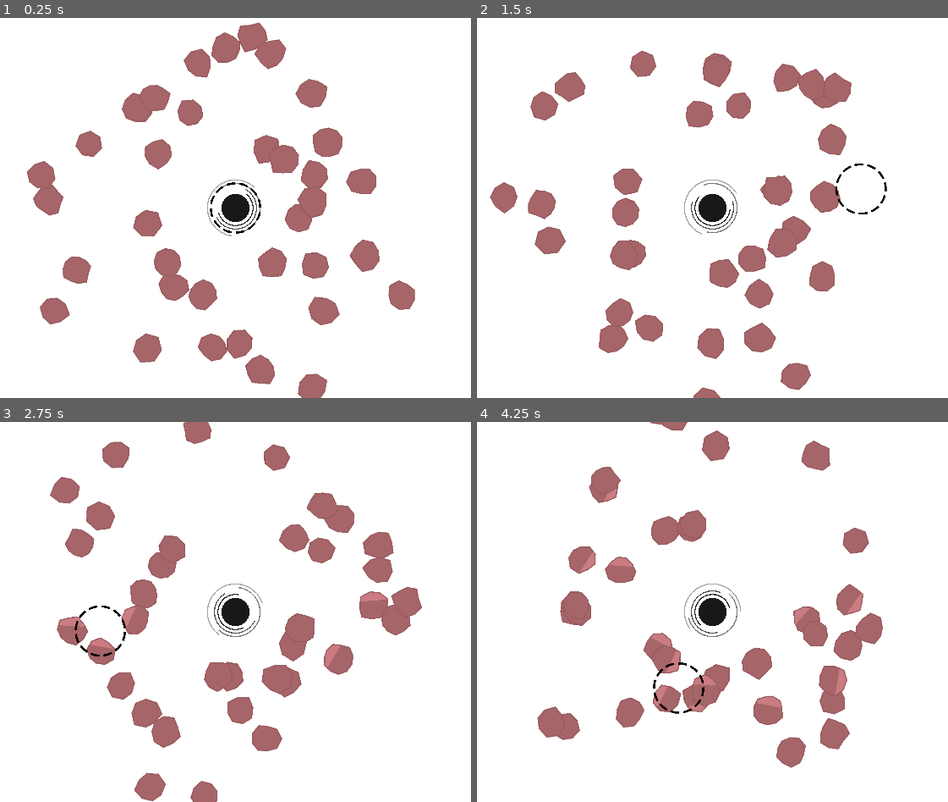
Above: before the commit, frames 1-4 (two rows, left to right).
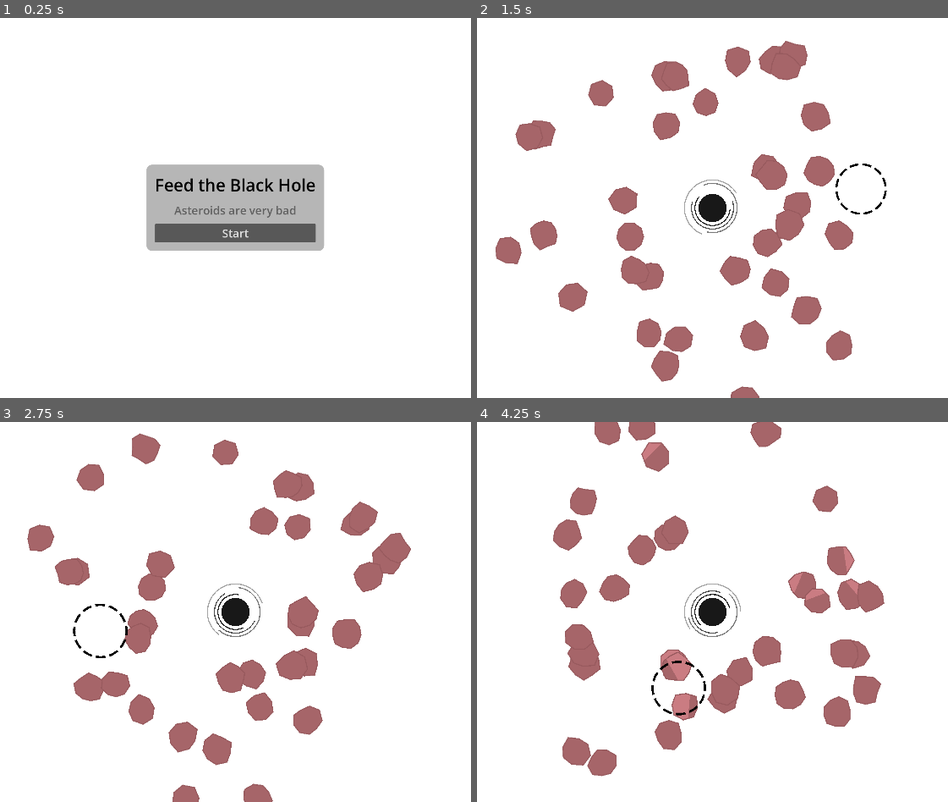
Above: after the commit, the same moments.

Repository: fatihceyln/a-game-about-feeding-a-black-hole
Game: Godot game, scene res://main/main.tscn
The game is run twice, just before and just after one commit, with the same random seed, the same clock (stepped at 60 frames per second) and the same inputs.
Inputs (mouse positions are in pixels of both pictures, inside the frame that each line leads up to):
- Up to frame 1 (0.25 s): no input
- Up to frame 2 (1.5 s): click (712, 234) at 0.5 s, where only the run after the commit has a clickable "Start"; move the mouse to (863, 189) at 1.27 s
- Up to frame 3 (2.75 s): move the mouse to (98, 631) at 2.02 s
- Up to frame 4 (4.25 s): move the mouse to (778, 528) at 2.77 s; move the mouse to (679, 688) at 3.52 s

The runs differ from the first frame. In frame 1, 19% of the frame differs, in the area x 5-89%, y 1-100%; in frame 2, 17%; in frame 3, 16%; in frame 4, 17%.

Commit message:
Add start screen UI and functionality to main scene, including start button and visibility toggle

Diff:
--- a/main/main.gd
+++ b/main/main.gd
@@ -9,11 +9,7 @@
 @onready var black_hole: BlackHole = $BlackHole
 @onready var clicker: Clicker = $Clicker
 @onready var clicker_timer: Timer = $ClickerTimer
-
-
-func _ready() -> void:
-	spawn_asteroids()
-	clicker_timer.start()
+@onready var start_screen: Control = %StartScreen
 
 
 func _process(delta: float) -> void:
@@ -35,3 +31,9 @@
 	for area: Area2D in overlapping_areas:
 		if area is Asteroid:
 			(area as Asteroid).take_damage()
+
+
+func _on_start_button_pressed() -> void:
+	start_screen.visible = false
+	spawn_asteroids()
+	clicker_timer.start()
--- a/main/main.tscn
+++ b/main/main.tscn
@@ -3,6 +3,13 @@
 [ext_resource type="PackedScene" uid="uid://bja4tldd216g0" path="res://black_hole/black_hole.tscn" id="1_hl3t7"]
 [ext_resource type="Script" uid="uid://cv7mwq1ociqwq" path="res://main/main.gd" id="1_x58q2"]
 [ext_resource type="PackedScene" uid="uid://7rf5hj5a8wfb" path="res://clicker/clicker.tscn" id="3_xwkvk"]
+
+[sub_resource type="StyleBoxFlat" id="StyleBoxFlat_xwkvk"]
+bg_color = Color(0.7142124, 0.7142123, 0.7142121, 1)
+corner_radius_top_left = 16
+corner_radius_top_right = 16
+corner_radius_bottom_right = 16
+corner_radius_bottom_left = 16
 
 [node name="Main" type="Node2D" unique_id=1692932168]
 script = ExtResource("1_x58q2")
@@ -27,4 +34,67 @@
 [node name="ClickerTimer" type="Timer" parent="." unique_id=1581960026]
 wait_time = 0.5
 
+[node name="HUD" type="CanvasLayer" parent="." unique_id=1317392998]
+
+[node name="StartScreen" type="Control" parent="HUD" unique_id=1739761309]
+unique_name_in_owner = true
+layout_mode = 3
+anchors_preset = 15
+anchor_right = 1.0
+anchor_bottom = 1.0
+grow_horizontal = 2
+grow_vertical = 2
+
+[node name="ColorRect" type="ColorRect" parent="HUD/StartScreen" unique_id=1649282912]
+layout_mode = 1
+anchors_preset = 15
+anchor_right = 1.0
+anchor_bottom = 1.0
+grow_horizontal = 2
+grow_vertical = 2
+
+[node name="CenterContainer" type="CenterContainer" parent="HUD/StartScreen" unique_id=1641737730]
+layout_mode = 1
+anchors_preset = 15
+anchor_right = 1.0
+anchor_bottom = 1.0
+grow_horizontal = 2
+grow_vertical = 2
+
+[node name="PanelContainer" type="PanelContainer" parent="HUD/StartScreen/CenterContainer" unique_id=1919181373]
+layout_mode = 2
+theme_override_styles/panel = SubResource("StyleBoxFlat_xwkvk")
+
+[node name="MarginContainer" type="MarginContainer" parent="HUD/StartScreen/CenterContainer/PanelContainer" unique_id=456932468]
+layout_mode = 2
+theme_override_constants/margin_left = 24
+theme_override_constants/margin_top = 24
+theme_override_constants/margin_right = 24
+theme_override_constants/margin_bottom = 24
+
+[node name="VBoxContainer" type="VBoxContainer" parent="HUD/StartScreen/CenterContainer/PanelContainer/MarginContainer" unique_id=1487825760]
+layout_mode = 2
+theme_override_constants/separation = 16
+
+[node name="TitleLabel" type="Label" parent="HUD/StartScreen/CenterContainer/PanelContainer/MarginContainer/VBoxContainer" unique_id=1299937691]
+layout_mode = 2
+theme_override_colors/font_color = Color(0, 0, 0, 1)
+theme_override_font_sizes/font_size = 48
+text = "Feed the Black Hole"
+horizontal_alignment = 1
+
+[node name="SubtitleLabel" type="Label" parent="HUD/StartScreen/CenterContainer/PanelContainer/MarginContainer/VBoxContainer" unique_id=889234699]
+layout_mode = 2
+theme_override_colors/font_color = Color(0.37981048, 0.37981054, 0.37981048, 1)
+theme_override_font_sizes/font_size = 32
+text = "Asteroids are very bad"
+horizontal_alignment = 1
+
+[node name="StartButton" type="Button" parent="HUD/StartScreen/CenterContainer/PanelContainer/MarginContainer/VBoxContainer" unique_id=928292400]
+custom_minimum_size = Vector2(0, 50)
+layout_mode = 2
+theme_override_font_sizes/font_size = 32
+text = "Start"
+
 [connection signal="timeout" from="ClickerTimer" to="." method="_on_clicker_timer_timeout"]
+[connection signal="pressed" from="HUD/StartScreen/CenterContainer/PanelContainer/MarginContainer/VBoxContainer/StartButton" to="." method="_on_start_button_pressed"]
